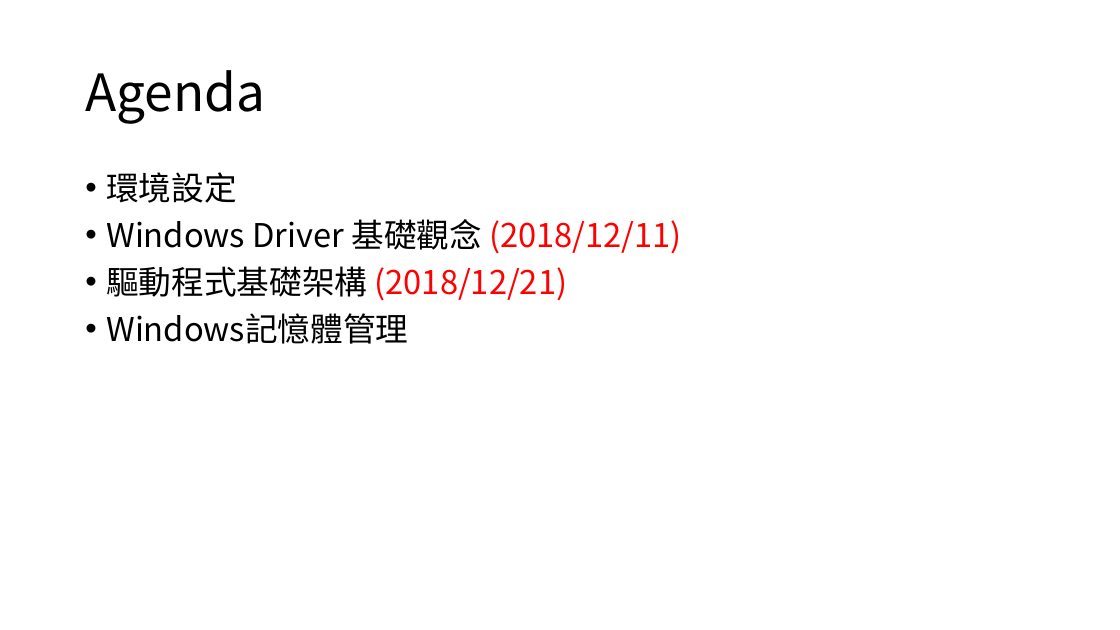
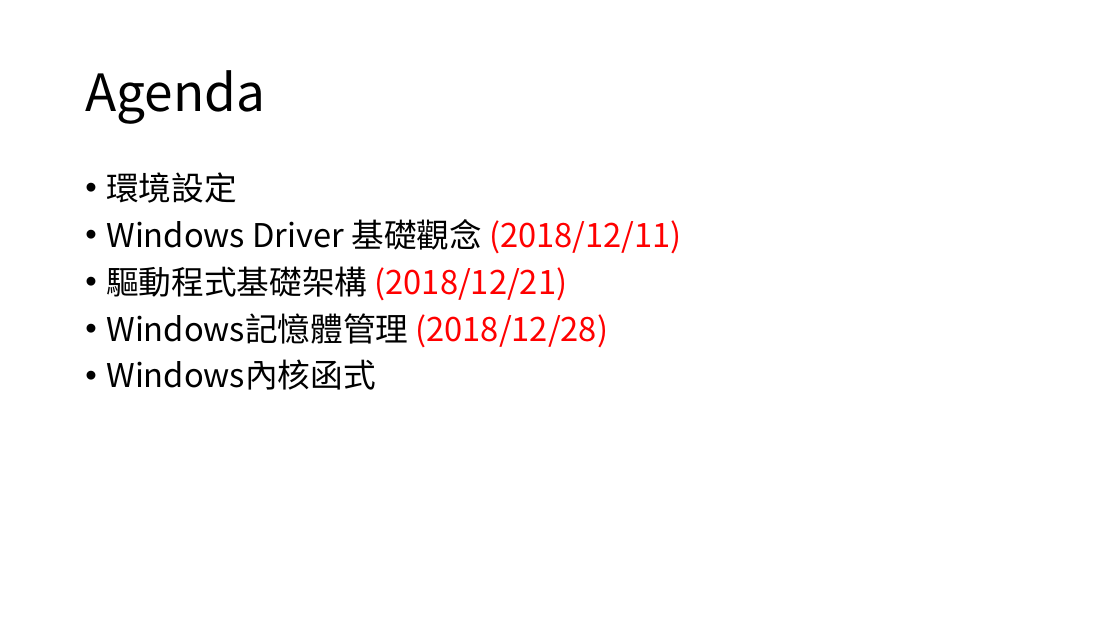
Before and after one commit to 1anhuang/Tutorial, a slide deck: slide 2 of WindowsDriver/Driver(Windows).pptx. Drawn at 1120x630 pixels with LibreOffice and Linux fonts; fonts in the diff are those of the drawing. Boxes give left, top, right and bottom in pixels: in the first picture for what was removed or moved away, otherwise in the second. Text is boxed around its words. In the diff, an @@ line names an element or a change of style, - is before the commit and + after.

Commit message:
2019/01/03 Modify .ptt

```diff
--- a/WindowsDriver/Driver(Windows).pptx
+++ b/WindowsDriver/Driver(Windows).pptx
@@ text at (106,313,609,390): text changed @@
-• Windows記憶體管理
+• Windows記憶體管理 (2018/12/28)
+• Windows內核函式
```
Also in this commit, not shown: 6 slides added.
